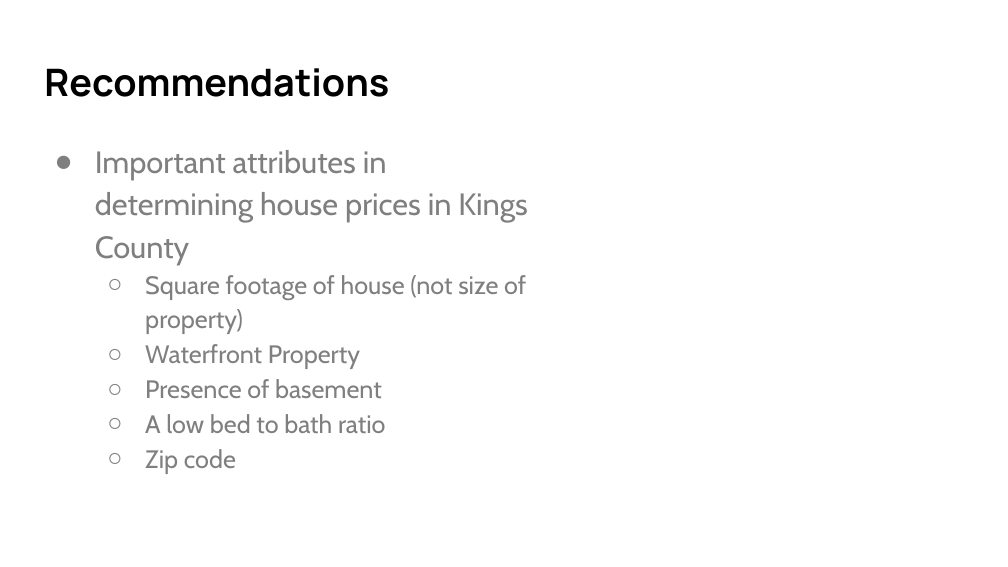
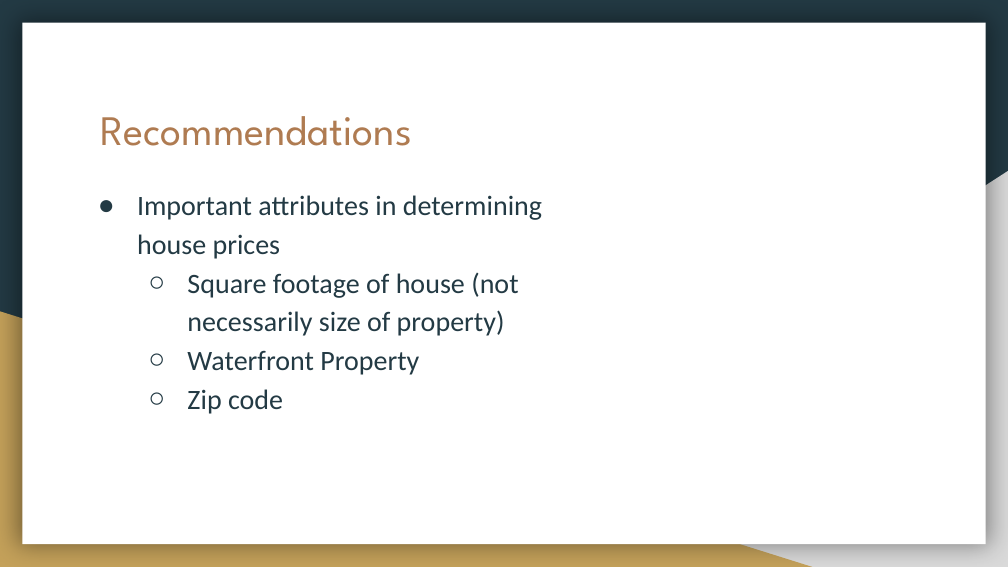
Before and after one commit to MusaAbbasi/Phase_2_Project, a slide deck: slide 13 of Phase 2 Project Presentation.pptx (slide 12 before the commit). Drawn at 1008x567 pixels with LibreOffice and Linux fonts; fonts in the diff are those of the drawing. Boxes give left, top, right and bottom in pixels: in the first picture for what was removed or moved away, otherwise in the second. Text is boxed around its words. In the diff, an @@ line names an element or a change of style, - is before the commit and + after.

```diff
--- a/Phase 2 Project Presentation.pptx
+++ b/Phase 2 Project Presentation.pptx
@@ background #FFFFFF to #233A44 @@
@@ rectangle added at <box>22,23,986,544</box>, fill #FFFFFF @@
@@ title "Recommendations": place and size @@
-title "Recommendations" at <box>44,68,389,97</box>
+title "Recommendations" at <box>100,116,412,146</box>
@@ title "Recommendations" at <box>100,116,412,146</box>: size 27 to 30 pt, font Manrope to League Spartan, text colour #000000 to #AF7B51, bold off @@
@@ text "Important attributes in determining house ...": place and size @@
-text "Important attributes in determining house ..." at <box>95,150,527,474</box>
+text "Important attributes in determining house ..." at <box>137,195,542,414</box>
@@ right triangle added at <box>395,171,1008,567</box>, fill #D9D9D9 @@
@@ text at <box>137,195,542,336</box>: text changed; size 22 to 20 pt; font Cabin to Calibri; text colour #7F7F7F to #233A44 @@
-● Important attributes in determining house prices in Kings County
-  ○ Square footage of house (not size of property)
+● Important attributes in determining house prices
+  ○ Square footage of house (not necessarily size of property)
@@ right triangle added at <box>0,311,812,567</box>, fill #C4A15A @@
@@ text at <box>187,351,419,414</box>: size 18 to 20 pt, font Cabin to Calibri, text colour #7F7F7F to #233A44 in "Waterfront Property", "Zip code"; indent changed; bullet colour #7F7F7F to #233A44 @@
@@ text at <box>145,379,385,433</box>: paragraphs removed @@
-  ○ Presence of basement
-  ○ A low bed to bath ratio
```
Also in this commit, not shown: 4 other slides changed, 8 slides added, 7 slides removed, 2 other files.
